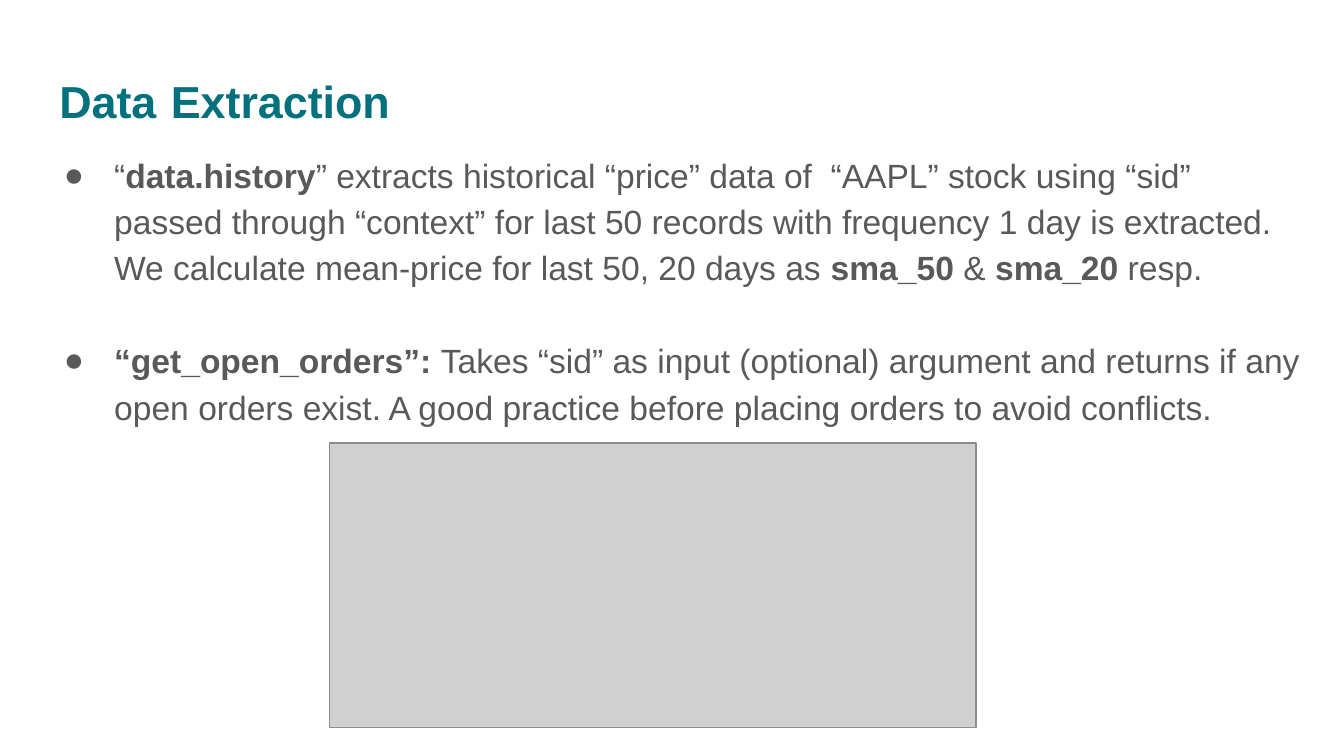
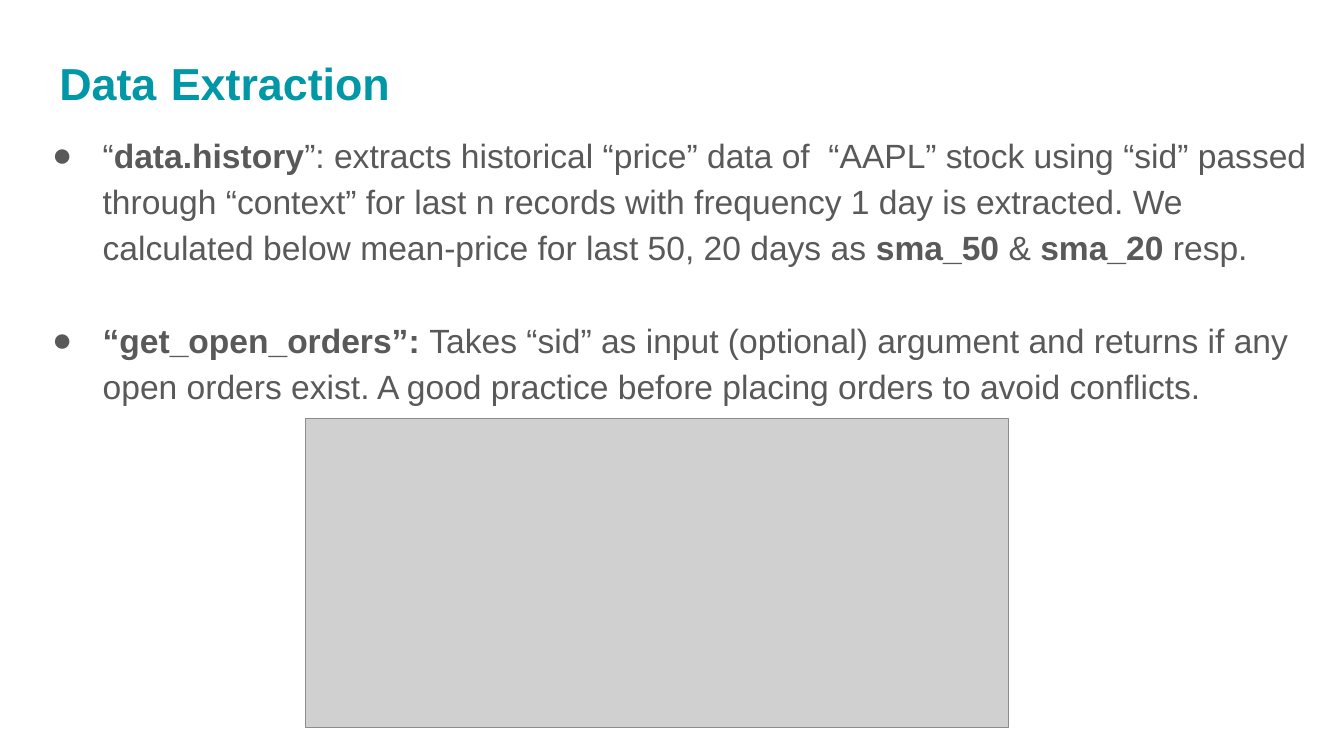
Before and after one commit to rajaharsha/Algorithm-Trading, a slide deck: slide 9 of PairTrading.pptx. Drawn at 1344x756 pixels with LibreOffice and Linux fonts; fonts in the diff are those of the drawing; grey boxes stand for pictures. Boxes give left, top, right and bottom in pixels: in the first picture for what was removed or moved away, otherwise in the second. Text is boxed around its words. In the diff, an @@ line names an element or a change of style, - is before the commit and + after.

```diff
--- a/PairTrading.pptx
+++ b/PairTrading.pptx
@@ title "Data Extraction": place and size @@
-title "Data Extraction" at [59,85,390,119]
+title "Data Extraction" at [59,67,390,101]
@@ title "Data Extraction" at [59,67,390,101]: text colour #00717D to #0097A7 @@
@@ text "“data.history”: extracts historical “price” data ...": place and size @@
-text "“data.history”: extracts historical “price” data ..." at [114,163,1299,426]
+text "“data.history”: extracts historical “price” data ..." at [103,143,1306,405]
@@ text at [103,143,1306,266]: text changed @@
-● “data.history” extracts historical “price” data of “AAPL” stock using “sid” passed through “context” for last 50 records with frequency 1 day is extracted. We calculate mean-price for last 50, 20 days as sma_50 & sma_20 resp.
+● “data.history”: extracts historical “price” data of “AAPL” stock using “sid” passed through “context” for last n records with frequency 1 day is extracted. We calculated below mean-price for last 50, 20 days as sma_50 & sma_20 resp.
@@ picture: place and size @@
-picture at [329,444,976,728]
+picture at [305,418,1008,727]
```
Also in this commit, not shown: 12 other slides changed, 5 slides added, 1 slide removed, 3 other files.
